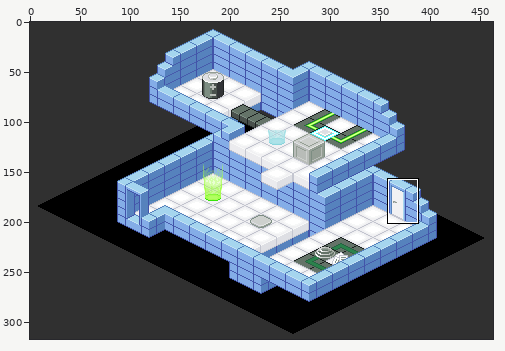
File history of a sprite sheet, trunk/images/levelshots/14-0.png. Above, an overview of the earlier version with the close-up marked.
Close-up. First the earlier version:
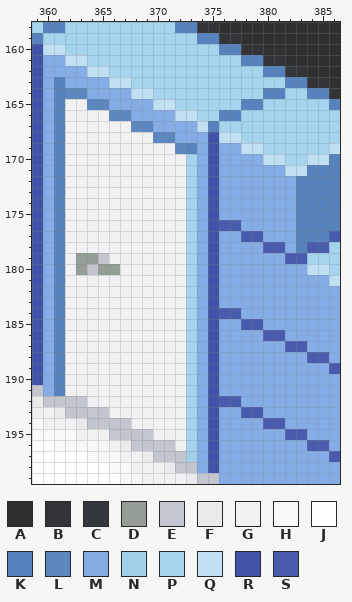
The file is 463x317 pixels. Colours within 5 levels of each other are drawn and written as one. Shown: x 359..386, y 158..199.
Palette (. is transparent): A #303030  B #323437  C #34383d  D #949e94  E #c3c5cf  F #ebebee  G #f1f1f3  H #f7f8f8  J #ffffff  K #5682bd  L #5d87c0  M #84ade7  N #a2cfea  P #a5d5ee  Q #c0e0f3  R #4254a9  S #485bac
Pixels before, first column x 359:
158 PKKPPPPPPPPPPKKBBAAAAAAAAAAA
159 KPPPPPPPPPPPPPPKKBBAAAAAAAAA
160 RQQPPPPPPPPPPPPPPKKBBAAAAAAA
161 RMMQQPPPPPPPPPPPPPPKKBBAAAAA
162 RMMMMQQPPPPPPPPPPPPPPKKCBAAA
163 RMKMMMMQQPPPPPPPPPPPPPPKKBBA
164 RMKLLMMMMQQPPPPPPPPPPKKPPKKB
165 RMKGGLLMMMMQQPPPPPPKKPPPPPPK
166 RMKGGGGLLMMMMQQPPKKPPPPPPPPP
167 RMKGGGGGGLLMMMMQKPPPPPPPPPPP
168 RMKGGGGGGGGLLMMMRQQPPPPPPPPP
169 RMKGGGGGGGGGGLKMRMMQQPPPPPPQ
170 RMKGGGGGGGGGGGPMRMMMMQQPPQQK
171 RMKGGGGGGGGGGGPMRMMMMMMQQKKK
172 RMKGGGGGGGGGGGPMRMMMMMMMKKKK
173 RMKGGGGGGGGGGGPMRMMMMMMMKKKK
174 RMKGGGGGGGGGGGPMRMMMMMMMKKKK
175 RMKGGGGGGGGGGGPMRMMMMMMMKKKK
176 RMKGGGGGGGGGGGPMRSSMMMMMKKKK
177 RMKGGGGGGGGGGGPMRMMSSMMMKKKS
178 RMKGGGGGGGGGGGPMRMMMMSSMKSSP
179 RMKGDDEGGGGGGGPMRMMMMMMSSPPP
180 RMKGDEDDGGGGGGPMRMMMMMMMMQQP
181 RMKGGGGGGGGGGGPMRMMMMMMMMMMQ
182 RMKGGGGGGGGGGGPMRMMMMMMMMMMM
183 RMKGGGGGGGGGGGPMRMMMMMMMMMMM
184 RMKGGGGGGGGGGGPMRSSMMMMMMMMM
185 RMKGGGGGGGGGGGPMRMMSSMMMMMMM
186 RMKGGGGGGGGGGGPMRMMMMSSMMMMM
187 RMKGGGGGGGGGGGPMRMMMMMMSSMMM
188 RMKGGGGGGGGGGGPMRMMMMMMMMSSM
189 RMKGGGGGGGGGGGPMRMMMMMMMMMMS
190 RMKGGGGGGGGGGGPMRMMMMMMMMMMM
191 EMKGGGGGGGGGGGPMRMMMMMMMMMMM
192 FEEEEGGGGGGGGGPMRSSMMMMMMMMM
193 GGFEEEEGGGGGGGPMRMMSSMMMMMMM
194 HGGGFEEEEGGGGGPMRMMMMSSMMMMM
195 HHHHGGGEEEEGGGPMRMMMMMMSSMMM
196 JJHHHHHGFEEEEGPMRMMMMMMMMSSM
197 JJJJJHHHGGFEEENMRMMMMMMMMMMS
198 JJJJJJJHHGGGFEEMRMMMMMMMMMMM
199 JJJJJJJJHHGGGGFEEMMMMMMMMMMM
New version:
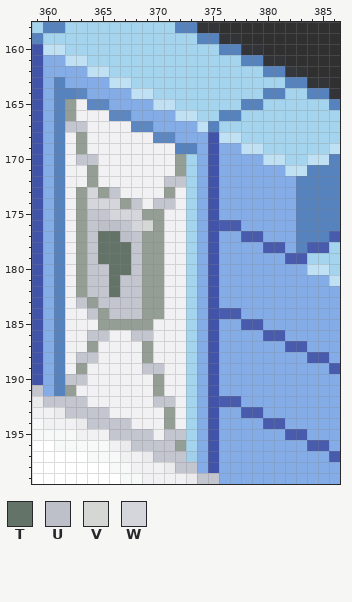
Colours new in this view: T #647368  U #bec0c9  V #d5d7d5  W #d5d6db
Edits made:
y 164: x 362 L -> K
y 165..166: x 362 G -> D
y 167: x 362..363 GG -> EE
y 168: x 363 G -> D
y 169: x 363 G -> D; x 372 L -> K
y 170: x 363..364 GG -> EE; x 372 G -> D
y 171: x 364 G -> D; x 372 G -> D
y 172: x 364 G -> D; x 371..372 GG -> EE
y 173: x 363..366 GGGG -> DWDE; x 371 G -> D
y 174: x 363..368 GGGGGG -> DWWWDE; x 370..371 GG -> EE
y 175: x 363..370 GGGGGGGG -> DEEWWWDD
y 176: x 363..370 GGGGGGGG -> DEUUEWVD
y 177: x 363..370 GGGGGGGG -> DETTUEDD
y 178: x 363..370 GGGGGGGG -> DETTTEDD
y 179: x 364..370 DEGGGGG -> ETTTEDD
y 180: x 365..370 DDGGGG -> ETTEDD
y 181..182: x 363..370 GGGGGGGG -> DEETEEDD
y 183: x 363..370 GGGGGGGG -> EDEEEEDD
y 184: x 364..370 GGGGGGG -> EDEEEDD
y 185: x 365..369 GGGGG -> DDDDD
y 186: x 364..365 GG -> EE; x 368..369 GG -> EE
y 187: x 364 G -> D; x 369 G -> D
y 188: x 363..364 GG -> EE; x 369 G -> D
y 189: x 363 G -> D; x 369..370 GG -> EE
y 190: x 362..363 GG -> EE; x 370 G -> D
y 191: x 362 G -> D; x 370 G -> D
y 192: x 370..371 GG -> EE
y 193..194: x 371 G -> D
y 195: x 371..372 GG -> EE
y 196: x 372 G -> D
